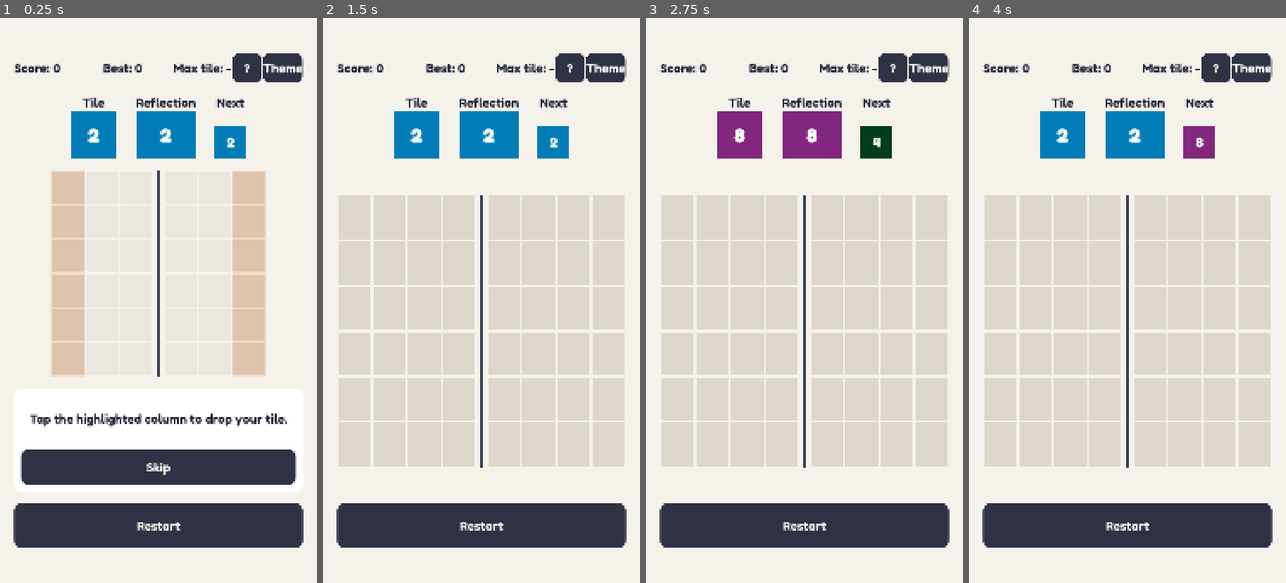
Above: before the commit, frames 1-4 (left to right).
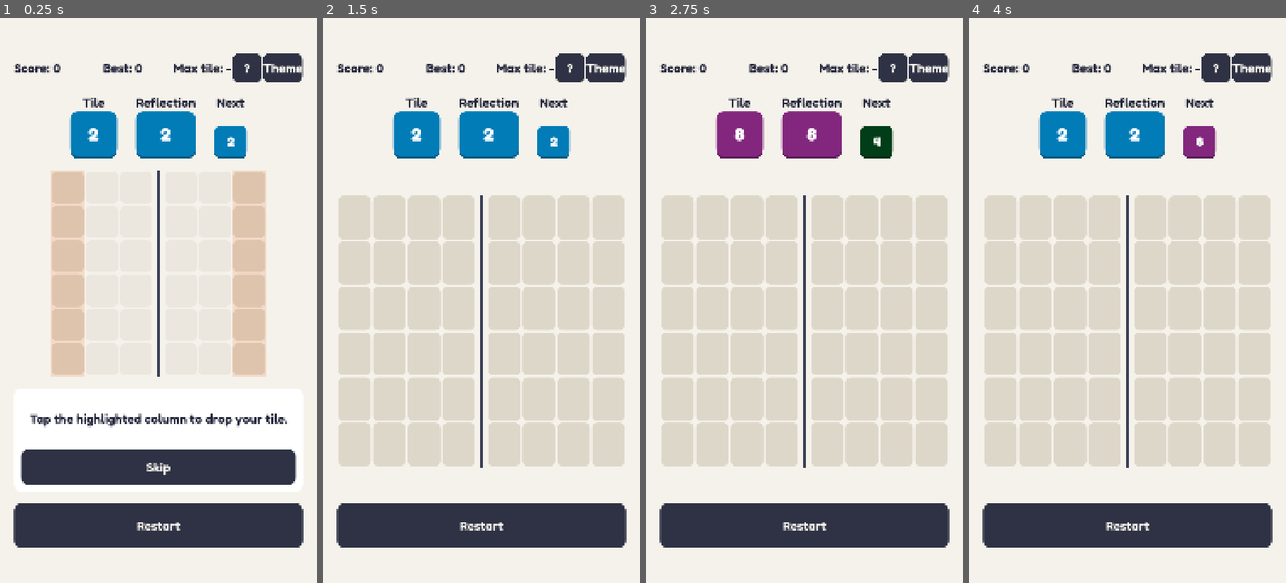
Above: after the commit, the same moments.

Repository: bpinto03/Doppel
Game: Godot game, scene res://scenes/main.tscn
Two runs of this game, one before a commit and one after it. Both use one fixed random seed, a clock stepped at 60 frames per second and the inputs below.
Inputs:
- Up to frame 1 (0.25 s): no input
- Up to frame 2 (1.5 s): click "Restart" at 0.5 s; click "Restart" at 1.25 s
- Up to frame 3 (2.75 s): click "Restart" at 2 s
- Up to frame 4 (4 s): click "?" at 2.75 s; click "Skip" at 3.5 s

The runs differ from the first frame. In frame 1, 0.6% of the frame differs, in the area x 16-84%, y 16-64%; in frame 2, 0.9%, in the area x 4-96%, y 16-80%; in frame 3, 0.9%; in frame 4, 0.9%.

Commit message:
feat: draw tiles as rounded boxes with a bottom relief
Tile base is a StyleBoxFlat, no image asset. Merge pulses and tutorial
cell highlights use the same rounded shape.

Diff:
--- a/scripts/ui/board_view.gd
+++ b/scripts/ui/board_view.gd
@@ -17,7 +17,7 @@
 const GHOST_LINK_OPACITY: float = 0.3
 const GHOST_LINK_WIDTH: float = 3.0
 const HINT_COLUMN_OPACITY: float = 0.25
-const HINT_CELL_OUTLINE_WIDTH: float = 6.0
+const HINT_CELL_OUTLINE_WIDTH: int = 6
 const HINT_AXIS_WIDTH: float = 14.0
 const NO_COLUMN: int = -1
 
@@ -225,7 +225,7 @@
 	draw_rect(_get_column_rect(_displayed_board.get_mirror_column(_hint_step.target_column)), column_color)
 	var outline_color := Color(tile_painter.palette.highlight, _hint_strength)
 	for cell: Vector2i in _hint_step.highlighted_cells:
-		draw_rect(_get_tile_rect(cell), outline_color, false, HINT_CELL_OUTLINE_WIDTH)
+		tile_painter.draw_tile_shape(self, _get_tile_rect(cell), outline_color, HINT_CELL_OUTLINE_WIDTH)
 	if _hint_step.is_axis_highlighted:
 		_draw_axis_line(outline_color, HINT_AXIS_WIDTH)
 
@@ -239,7 +239,7 @@
 func _draw_pulse() -> void:
 	var pulse_color := Color(PULSE_COLOR, PULSE_COLOR.a * _pulse_strength)
 	for cell: Vector2i in _pulsing_cells:
-		draw_rect(_get_tile_rect(cell), pulse_color)
+		tile_painter.draw_tile_shape(self, _get_tile_rect(cell), pulse_color)
 
 
 func _draw_ghost() -> void:
--- a/scripts/ui/tile_painter.gd
+++ b/scripts/ui/tile_painter.gd
@@ -3,9 +3,14 @@
 
 ## Text is measured at this size, then scaled: glyph widths grow linearly with the font size.
 const REFERENCE_FONT_SIZE: int = 100
+## Corner radius and relief are relative to the tile's shorter side, so stretched cells keep round corners.
+const CORNER_RADIUS_RATIO: float = 0.16
+const RELIEF_RATIO: float = 0.05
+const RELIEF_DARKENING: float = 0.3
 
 var palette: ThemePalette
 var _text_config: TileTextConfig
+var _tile_box := StyleBoxFlat.new()
 
 
 func _init(theme_palette: ThemePalette, text_config: TileTextConfig) -> void:
@@ -15,10 +20,24 @@
 
 func draw_tile(canvas: CanvasItem, rect: Rect2, level: int, opacity: float = 1.0) -> void:
 	if level == BoardState.EMPTY_CELL:
-		canvas.draw_rect(rect, Color(palette.empty_cell, opacity))
+		draw_tile_shape(canvas, rect, Color(palette.empty_cell, opacity))
 		return
-	canvas.draw_rect(rect, Color(palette.get_tile_color(level), opacity))
-	_draw_value(canvas, rect, str(MergeScoring.calculate_tile_value(level)), opacity)
+	var tile_color := Color(palette.get_tile_color(level), opacity)
+	var relief: int = roundi(_get_shorter_side(rect) * RELIEF_RATIO)
+	_set_up_box(rect, tile_color)
+	_tile_box.border_width_bottom = relief
+	_tile_box.border_color = tile_color.darkened(RELIEF_DARKENING)
+	_tile_box.draw(canvas.get_canvas_item(), rect)
+	var face := Rect2(rect.position, rect.size - Vector2(0.0, relief))
+	_draw_value(canvas, face, str(MergeScoring.calculate_tile_value(level)), opacity)
+
+
+## Fills or outlines the tile outline without relief, for empty cells and overlays.
+func draw_tile_shape(canvas: CanvasItem, rect: Rect2, color: Color, outline_width: int = 0) -> void:
+	_set_up_box(rect, color)
+	_tile_box.draw_center = outline_width == 0
+	_tile_box.set_border_width_all(outline_width)
+	_tile_box.draw(canvas.get_canvas_item(), rect)
 
 
 func calculate_font_size(text: String, tile_size: Vector2) -> int:
@@ -29,9 +48,22 @@
 	return floori(minf(width_limited_size, height_limited_size))
 
 
+## One box is reused for every tile: StyleBoxFlat.draw() records its current values at once.
+func _set_up_box(rect: Rect2, color: Color) -> void:
+	_tile_box.draw_center = true
+	_tile_box.set_border_width_all(0)
+	_tile_box.bg_color = color
+	_tile_box.border_color = color
+	_tile_box.set_corner_radius_all(roundi(_get_shorter_side(rect) * CORNER_RADIUS_RATIO))
+
+
 func _draw_value(canvas: CanvasItem, rect: Rect2, text: String, opacity: float) -> void:
 	var font: Font = _text_config.font
 	var font_size: int = calculate_font_size(text, rect.size)
 	var baseline_y: float = rect.get_center().y + (font.get_ascent(font_size) - font.get_descent(font_size)) / 2.0
 	var baseline := Vector2(rect.position.x, baseline_y)
 	canvas.draw_string(font, baseline, text, HORIZONTAL_ALIGNMENT_CENTER, rect.size.x, font_size, Color(palette.tile_text, opacity))
+
+
+func _get_shorter_side(rect: Rect2) -> float:
+	return minf(rect.size.x, rect.size.y)
Not shown, changed: STEPS.md
Not shown, changed: docs/architecture.md
Not shown, changed: docs/decisions/0003-art-direction.md
